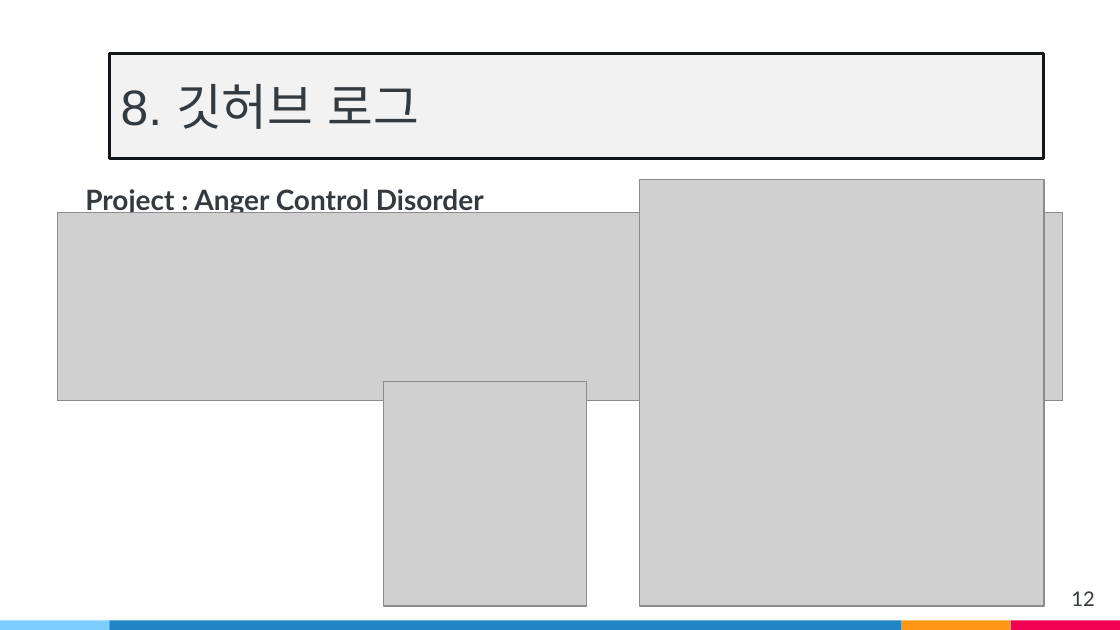
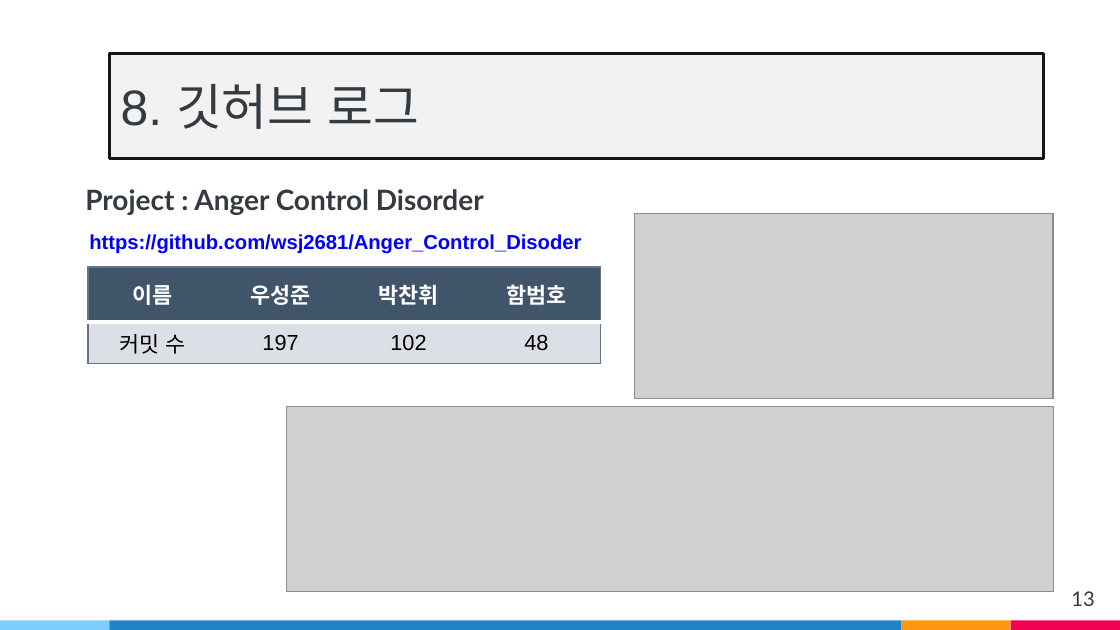
Before and after one commit to wsj2681/Anger_Control_Disoder, a slide deck: slide 13 of Capstone Design/발표자료/중간발표/v3.pptx (slide 12 before the commit). Drawn at 1120x630 pixels with LibreOffice and Linux fonts; fonts in the diff are those of the drawing; grey boxes stand for pictures. Boxes give left, top, right and bottom in pixels: in the first picture for what was removed or moved away, otherwise in the second. Text is boxed around its words. In the diff, an @@ line names an element or a change of style, - is before the commit and + after.

```diff
--- a/Capstone Design/발표자료/중간발표/v3.pptx
+++ b/Capstone Design/발표자료/중간발표/v3.pptx
@@ picture removed at [640,179,1044,606] @@
@@ picture removed at [57,213,1063,401] @@
@@ text added at [89,234,581,254], 13 pt, text #0000FF, bold @@
+https://github.com/wsj2681/Anger_Control_Disoder
@@ picture added at [635,213,1053,398] @@
@@ table added at [88,267,600,363], 2 rows, 4 columns @@
+이름 | 우성준 | 박찬휘 | 함범호
+커밋 수 | 197 | 102 | 48
@@ picture removed at [384,382,587,606] @@
@@ picture added at [287,407,1054,591] @@
@@ page number at [1071,591,1094,606]: text changed @@
-12
+13
```
Also in this commit, not shown: 5 other slides changed, 1 slide added, 3 other files.
